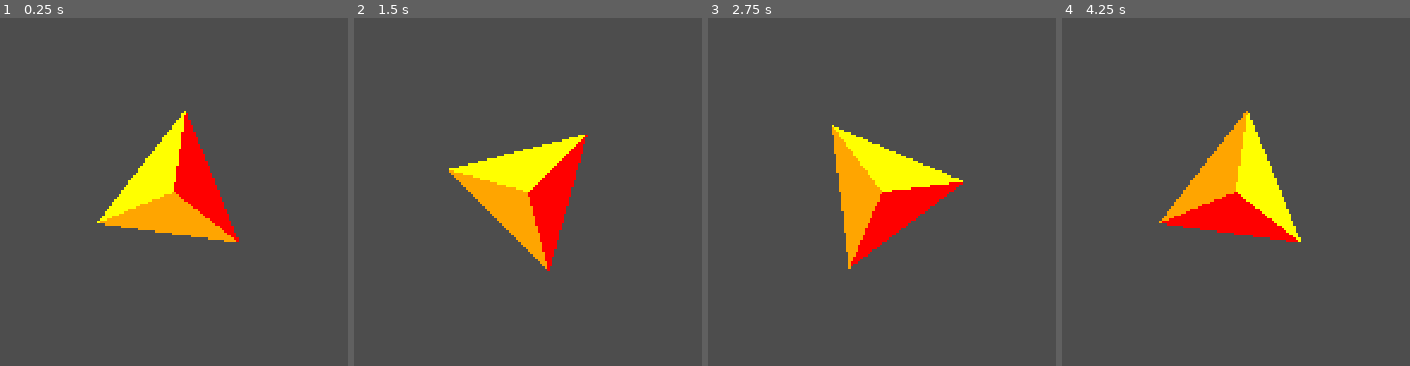
Above: before the commit, frames 1-4 (left to right).
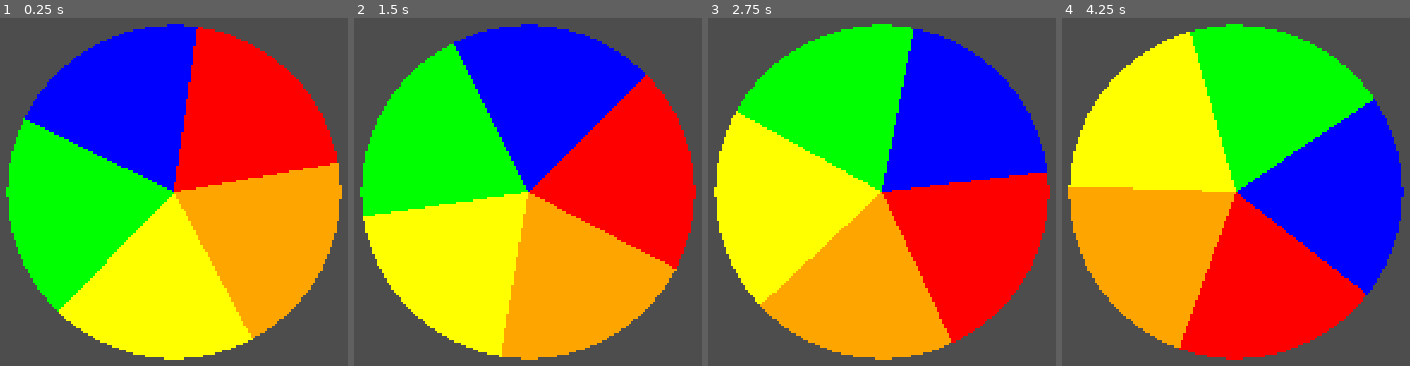
Above: after the commit, the same moments.

Repository: jowashli/gift-exchange-wheelofnames
Game: Godot game, scene res://scenes/wheelofnames.tscn
Two runs of this game, one before a commit and one after it. Both use one fixed random seed, a clock stepped at 60 frames per second and the inputs below.
Inputs:
- Up to frame 1 (0.25 s): no input
- Up to frame 2 (1.5 s): no input
- Up to frame 3 (2.75 s): no input
- Up to frame 4 (4.25 s): no input

The runs differ from the first frame. In frame 1, 70% of the frame differs, in the area x 1-99%, y 1-99%; in frame 2, 70%; in frame 3, 70%; in frame 4, 70%.

Commit message:
Minimum res when drawing wheel
Drawing high res sectors

Diff:
--- a/scripts/Wheelofnames.gd
+++ b/scripts/Wheelofnames.gd
@@ -9,14 +9,12 @@
 func generate_circle_sectors(position: Vector2, radius: float, sector_count: int, rotation_offset: float) -> Array[PackedVector2Array]:
 	var sector_polygons : Array[PackedVector2Array] = []
 	var sector_radians : float = (2.0 * PI) / sector_count
-
+	var sector_arc_resolution : int = clamp(ceil(90 / sector_count), 2, 180)
 	for i in sector_count:
-		sector_polygons.append(PackedVector2Array([
-			position,
-			position + Vector2.UP.rotated(sector_radians * i + rotation_offset) * radius,
-			position + Vector2.UP.rotated(sector_radians * (i+1) + rotation_offset) * radius
-		]))
-
+		var sector : PackedVector2Array = PackedVector2Array([position])
+		for j in range(sector_arc_resolution):
+			sector.append(position + Vector2.UP.rotated(sector_radians * lerp(i, i+1, j/(sector_arc_resolution-1.0)) + rotation_offset) * radius)
+		sector_polygons.append(sector)
 	return sector_polygons
 
 func draw_wheel(sector_count: int, radius: float, rotation_offset: float, colors: PackedColorArray) -> void:
@@ -29,4 +27,4 @@
 func _draw() -> void:
 	wheel_rotation += PI/360.0
 	var colors_rainbow : PackedColorArray = PackedColorArray([Color.RED, Color.ORANGE, Color.YELLOW, Color.GREEN, Color.BLUE, Color.INDIGO, Color.VIOLET])
-	draw_wheel(3, 200.0, wheel_rotation, colors_rainbow)
+	draw_wheel(5, 400.0, wheel_rotation, colors_rainbow)
